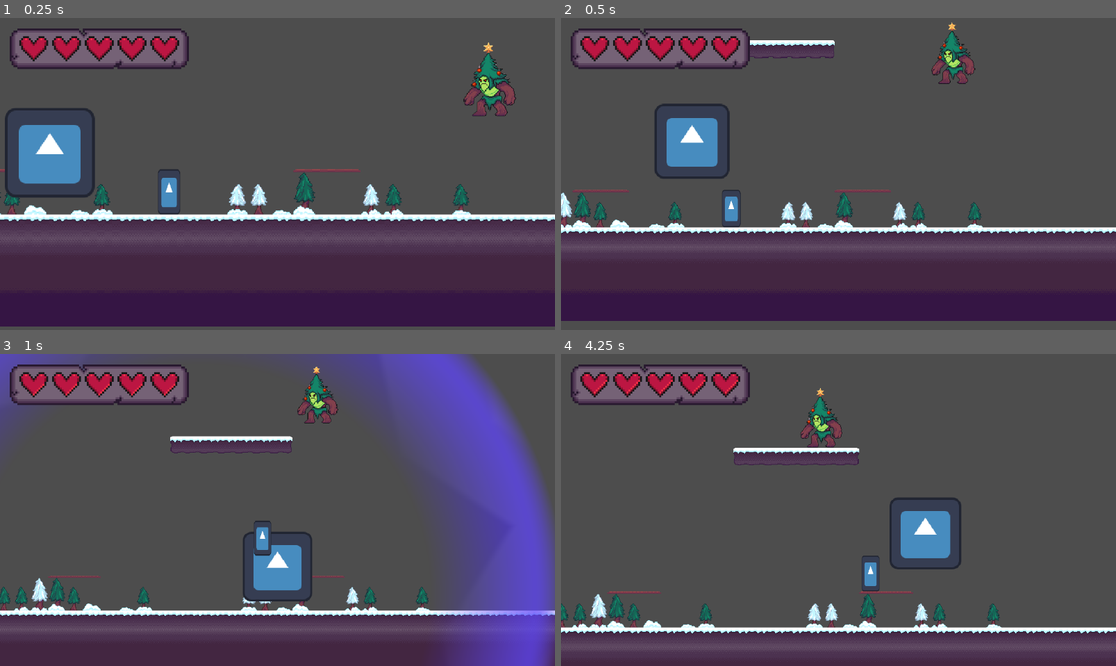
Above: before the commit, frames 1-4 (two rows, left to right).
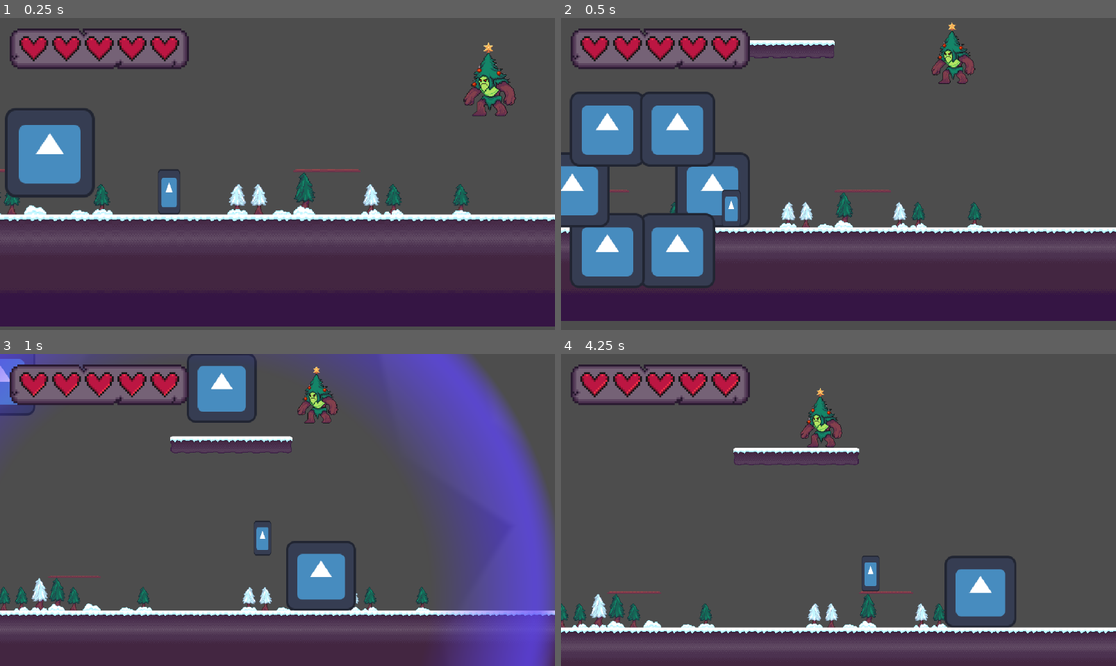
Above: after the commit, the same moments.

Repository: willsattanuparp/wild-jam-76-game
Game: Godot game, scene res://Assets/Scenes/Levels/tree_level.tscn
The game is run twice, just before and just after one commit, with the same random seed, the same clock (stepped at 60 frames per second) and the same inputs. The engine's default icon, where the game draws it, is replaced by a stand-in: a white triangle on a blue panel in a dark square.
Inputs (mouse positions are in pixels of both pictures, inside the frame that each line leads up to):
- Up to frame 1 (0.25 s): no input
- Up to frame 2 (0.5 s): no input
- Up to frame 3 (1 s): move the mouse to (399, 494) at 0.52 s; hold D (Right) from 0.53 s (still down); tap E (Special) at 0.6 s; click (399, 494) at 0.67 s; tap Space (Jump) at 0.77 s
- Up to frame 4 (4.25 s): release D (Right) at 1.25 s; drag from (727, 525) to (866, 547) at 1.27 s; move the mouse to (894, 441) at 2.02 s; hold A (Left) 2.03-2.75 s; tap E (Special) at 2.1, 3.6 s; drag from (810, 572) to (672, 463) at 2.77 s; move the mouse to (1005, 556) at 3.52 s; hold D (Right) from 3.53 s (still down); tap Space (Jump) at 3.77 s

Frame 1 is identical in both runs. In frame 2, 11% of the frame differs, in the area x 0-35%, y 23-87%; in frame 3, 4.9%; in frame 4, 3.4%.

Commit message:
implemented resources file for explosion

Diff:
--- a/platformer-test/Assets/Scenes/Levels/tree_level.tscn
+++ b/platformer-test/Assets/Scenes/Levels/tree_level.tscn
@@ -8,6 +8,7 @@
 [ext_resource type="Script" path="res://addons/ProCam2D/scripts/procam2d.gd" id="4_dgr4m"]
 [ext_resource type="PackedScene" uid="uid://bhid0pwovjr01" path="res://Assets/Scenes/projectile.tscn" id="4_hn7x0"]
 [ext_resource type="Script" path="res://addons/ProCam2D/scripts/core/nds/a.gd" id="5_5i5lx"]
+[ext_resource type="Resource" uid="uid://l62wks43it0j" path="res://Scripts/Resources/proj_resource.tres" id="5_bo0kb"]
 [ext_resource type="Script" path="res://addons/ProCam2D/scripts/core/addns/pcam_shake.gd" id="6_hf1du"]
 [ext_resource type="PackedScene" uid="uid://b1byvhom0yvmm" path="res://Assets/Scenes/UI/level_ui.tscn" id="7_yh47m"]
 [ext_resource type="Texture2D" uid="uid://dv5a47qm1121m" path="res://Assets/Sprites/Environment/Environment_Sprites_and_Tileset_Winter.png" id="8_t0n4y"]
@@ -262,6 +263,9 @@
 affected_by_gravity = true
 bounces_off_floor = true
 affected_by_hard_floor = true
+explodes_on_floor = true
+projectile_scene = ExtResource("4_hn7x0")
+projectile_stats = ExtResource("5_bo0kb")
 
 [node name="SpecialHolder" type="Node2D" parent="."]
 
--- /dev/null
+++ b/platformer-test/Scripts/Resources/proj_resource.tres
@@ -0,0 +1,17 @@
+[gd_resource type="Resource" load_steps=2 format=3 uid="uid://l62wks43it0j"]
+
+[ext_resource type="Script" path="res://Scripts/Resources/projectile_resource.gd" id="1_bs1cj"]
+
+[resource]
+script = ExtResource("1_bs1cj")
+initial_speed = 600
+velocity = Vector2(1, 0)
+gravity_effect = 5.0
+affected_by_gravity = false
+bounces_off_floor = false
+affected_by_hard_floor = false
+affected_by_soft_floor = false
+explodes_on_floor = false
+explode_from_timer = false
+explosion_timer = 4.0
+number_of_projectiles_in_explosion = 6
--- /dev/null
+++ b/platformer-test/Scripts/Resources/projectile_resource.gd
@@ -0,0 +1,17 @@
+extends Resource
+
+@export var initial_speed: int = 600
+@export var velocity: Vector2 = Vector2.RIGHT
+@export var gravity_effect: float = 5.0
+@export var affected_by_gravity: bool = false
+@export var bounces_off_floor: bool = false
+@export var affected_by_hard_floor: bool = false
+@export var affected_by_soft_floor: bool = false
+#explosion logic
+@export var explodes_on_floor: bool = false
+#TODO explode from timer
+@export var explode_from_timer: bool = false
+@export var explosion_timer: float = 4.0
+
+@export var number_of_projectiles_in_explosion: int = 6
+@export var projectile_scene :PackedScene
--- a/platformer-test/Scripts/projectile.gd
+++ b/platformer-test/Scripts/projectile.gd
@@ -1,11 +1,11 @@
 class_name Projectile extends Area2D
 
 
-const INITIAL_GRAVITY = 5.0
-var current_gravity = INITIAL_GRAVITY
+@export var gravity_effect: float = 5.0
+@onready var current_gravity = gravity_effect
 
-@export var initial_speed = 600
-@export var velocity = Vector2.RIGHT
+@export var initial_speed: int = 600
+@export var velocity: Vector2 = Vector2.RIGHT
 @export var collision_shape: CollisionShape2D
 
 @export var affected_by_gravity: bool = false
@@ -20,10 +20,11 @@
 @export var explodes_on_floor: bool = false
 #TODO explode from timer
 @export var explode_from_timer: bool = false
-var explosion_timer = 4.0
+@export var explosion_timer: float = 4.0
 
 @export var number_of_projectiles_in_explosion: int = 6
-@export var projectile_scene :PackedScene
+@export var projectile_scene: PackedScene
+@export var projectile_stats: Resource
 
 #bounce logic
 @export var collision_ray: RayCast2D
@@ -48,7 +49,7 @@
 		set_collision_mask_value(3,true)
 		collision_ray.set_collision_mask_value(3,true)
 	if affected_by_gravity:
-		gravity_freeze_rate = INITIAL_GRAVITY / (speed / freeze_rate)
+		gravity_freeze_rate = gravity_effect / (speed / freeze_rate)
 
 func freeze():
 	freezing = true
@@ -89,7 +90,7 @@
 			current_gravity += gravity_freeze_rate * delta
 		if speed > initial_speed:
 			speed = initial_speed
-			current_gravity = INITIAL_GRAVITY
+			current_gravity = gravity_effect
 		if speed == initial_speed:
 			unfreezing = false
 	#explosion based on timer
@@ -141,6 +142,7 @@
 	for i in number_of_projectiles:
 		var angle = angle_inc * i
 		var projectile = projectile_scene.instantiate() as Projectile
+		initialize_spawning_projectile_from_resource(projectile)
 		projectile.velocity = Vector2(cos(angle),sin(angle))
 		projectile.position = position
 		if freezing:
@@ -149,3 +151,20 @@
 
 func calculate_ray():
 	collision_ray.target_position = velocity.normalized() * raycast_length
+
+func initialize_spawning_projectile_from_resource(proj: Projectile):
+	proj.initial_speed = projectile_stats.initial_speed
+	proj.velocity = projectile_stats.velocity
+	proj.gravity_effect = projectile_stats.gravity_effect
+	proj.affected_by_gravity = projectile_stats.affected_by_gravity
+	proj.bounces_off_floor = projectile_stats.bounces_off_floor
+	proj.affected_by_hard_floor = projectile_stats.affected_by_hard_floor
+	proj.affected_by_soft_floor = projectile_stats.affected_by_soft_floor
+#explosion logic
+	proj.explodes_on_floor = projectile_stats.explodes_on_floor
+#TODO explode from timer
+	proj.explode_from_timer = projectile_stats.explode_from_timer
+	proj.explosion_timer = projectile_stats.explosion_timer
+
+	proj.number_of_projectiles_in_explosion = projectile_stats.number_of_projectiles_in_explosion
+	proj.projectile_scene = projectile_stats.projectile_scene
Not shown: 1 places in platformer-test/Assets/Scenes/Levels/tree_level.tscn that only renumber resources
